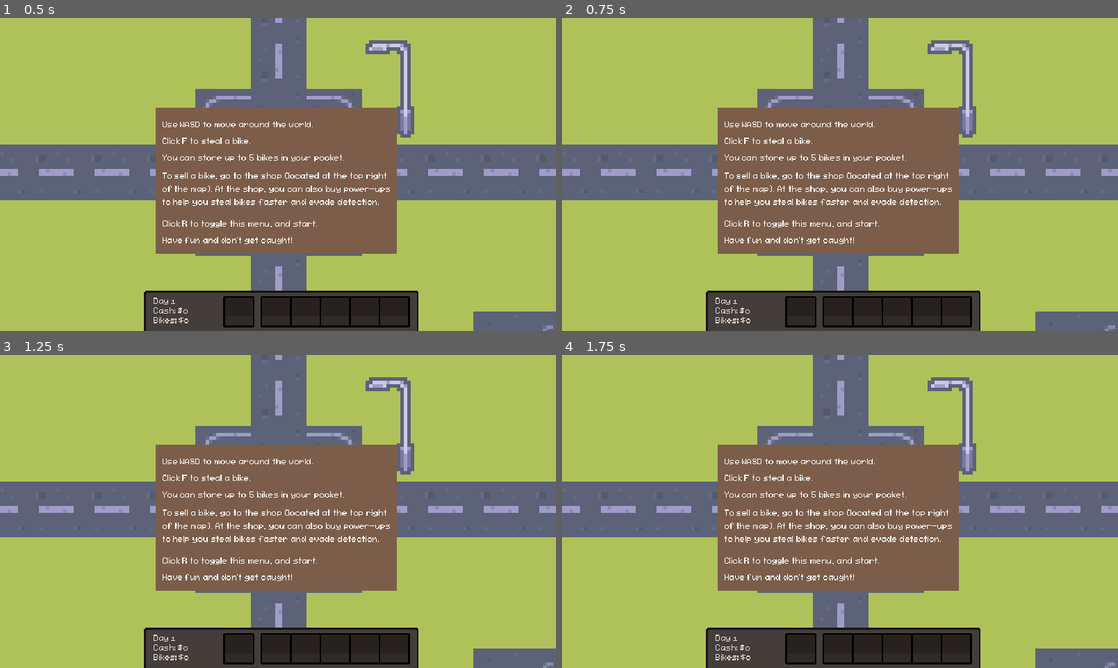
Above: before the commit, frames 1-4 (two rows, left to right).
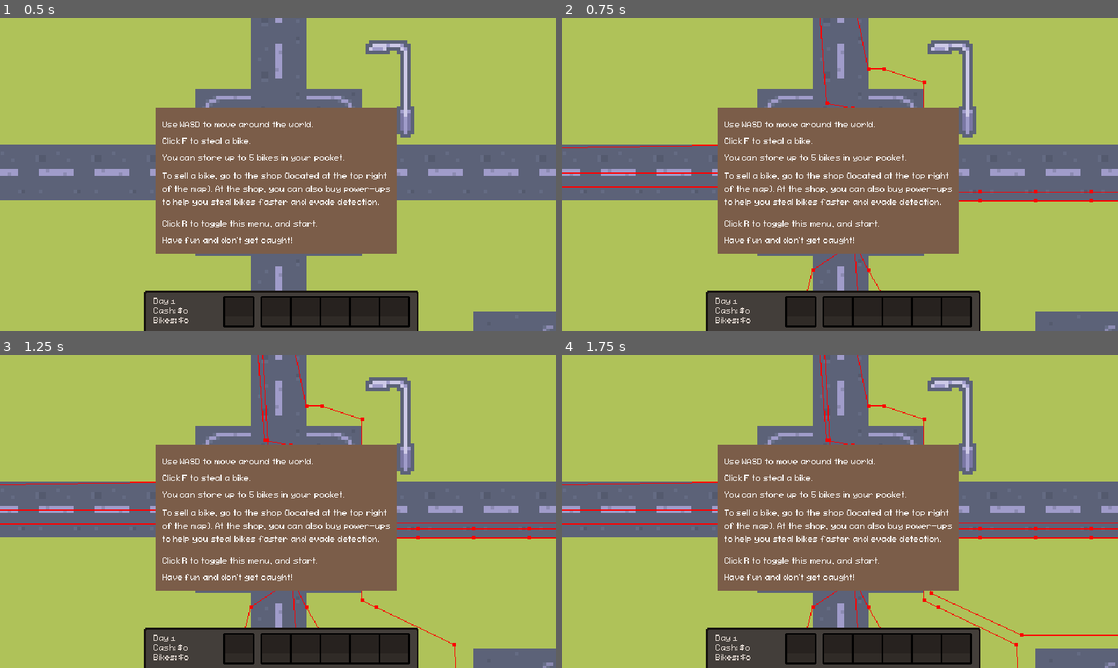
Above: after the commit, the same moments.

Repository: nithinsenthil/UCDBTS
Game: Godot game, scene res://Scenes/level_1.tscn
Same seed, same stepped clock (60 frames per second), same inputs: the game is played once before the commit and once after it. This scene is started directly instead of the project's main scene.
Inputs (mouse positions are in pixels of both pictures, inside the frame that each line leads up to):
- Up to frame 1 (0.5 s): no input
- Up to frame 2 (0.75 s): tap F (Interact) at 0.5 s; move the mouse to (962, 158) at 0.52 s; hold D (Right) from 0.53 s (still down); tap L (BikeMinigameEnd) at 0.6 s
- Up to frame 3 (1.25 s): keep holding D (Right)
- Up to frame 4 (1.75 s): tap F (Interact) at 1.25 s; move the mouse to (728, 527) at 1.27 s; release D (Right) at 1.28 s; hold S (Down) from 1.28 s (still down); tap K (BikeMinigameStart) at 1.35 s

Frame 1 is identical in both runs. In frame 2, 0.8% of the frame differs, in the area x 0-100%, y 0-88%; in frame 3, 1.0%; in frame 4, 1.1%, in the area x 0-100%, y 0-100%.
Error in both runs: Cannot call method 'add_child' on a null value. (res://Scripts/Managers/scene_manager.gd:30)

Commit message:
fix NPC collision hitbox and make objects not walkable

Diff:
--- a/ucdbts/Scenes/level_1.tscn
+++ b/ucdbts/Scenes/level_1.tscn
@@ -188,6 +188,144 @@
 19:9/0 = 0
 
 [sub_resource type="NavigationPolygon" id="NavigationPolygon_sda17"]
+vertices = PackedVector2Array(8, 8, -8, 8, -8, -8, 8, -8)
+polygons = Array[PackedInt32Array]([PackedInt32Array(0, 1, 2, 3)])
+outlines = Array[PackedVector2Array]([PackedVector2Array(-8, -8, 8, -8, 8, 8, -8, 8)])
+agent_radius = 0.0
+
+[sub_resource type="NavigationPolygon" id="NavigationPolygon_vr6f4"]
+vertices = PackedVector2Array(8, 8, -8, 8, -8, -8, 8, -8)
+polygons = Array[PackedInt32Array]([PackedInt32Array(0, 1, 2, 3)])
+outlines = Array[PackedVector2Array]([PackedVector2Array(-8, -8, 8, -8, 8, 8, -8, 8)])
+agent_radius = 0.0
+
+[sub_resource type="NavigationPolygon" id="NavigationPolygon_u5cqy"]
+vertices = PackedVector2Array(8, 8, -8, 8, -8, -8, 8, -8)
+polygons = Array[PackedInt32Array]([PackedInt32Array(0, 1, 2, 3)])
+outlines = Array[PackedVector2Array]([PackedVector2Array(-8, -8, 8, -8, 8, 8, -8, 8)])
+agent_radius = 0.0
+
+[sub_resource type="NavigationPolygon" id="NavigationPolygon_u0op5"]
+vertices = PackedVector2Array(8, 8, -8, 8, -8, -8, 8, -8)
+polygons = Array[PackedInt32Array]([PackedInt32Array(0, 1, 2, 3)])
+outlines = Array[PackedVector2Array]([PackedVector2Array(-8, -8, 8, -8, 8, 8, -8, 8)])
+agent_radius = 0.0
+
+[sub_resource type="NavigationPolygon" id="NavigationPolygon_1f27d"]
+vertices = PackedVector2Array(8, 8, -8, 8, -8, -8, 8, -8)
+polygons = Array[PackedInt32Array]([PackedInt32Array(0, 1, 2, 3)])
+outlines = Array[PackedVector2Array]([PackedVector2Array(-8, -8, 8, -8, 8, 8, -8, 8)])
+agent_radius = 0.0
+
+[sub_resource type="NavigationPolygon" id="NavigationPolygon_pm77i"]
+vertices = PackedVector2Array(8, 8, -8, 8, -8, -8, 8, -8)
+polygons = Array[PackedInt32Array]([PackedInt32Array(0, 1, 2, 3)])
+outlines = Array[PackedVector2Array]([PackedVector2Array(-8, -8, 8, -8, 8, 8, -8, 8)])
+agent_radius = 0.0
+
+[sub_resource type="NavigationPolygon" id="NavigationPolygon_xub2v"]
+vertices = PackedVector2Array(8, 8, -8, 8, -8, -8, 8, -8)
+polygons = Array[PackedInt32Array]([PackedInt32Array(0, 1, 2, 3)])
+outlines = Array[PackedVector2Array]([PackedVector2Array(-8, -8, 8, -8, 8, 8, -8, 8)])
+agent_radius = 0.0
+
+[sub_resource type="NavigationPolygon" id="NavigationPolygon_x5u8r"]
+vertices = PackedVector2Array(8, 8, -8, 8, -8, -8, 8, -8)
+polygons = Array[PackedInt32Array]([PackedInt32Array(0, 1, 2, 3)])
+outlines = Array[PackedVector2Array]([PackedVector2Array(-8, -8, 8, -8, 8, 8, -8, 8)])
+agent_radius = 0.0
+
+[sub_resource type="NavigationPolygon" id="NavigationPolygon_nwpk5"]
+vertices = PackedVector2Array(8, 8, -8, 8, -8, -8, 8, -8)
+polygons = Array[PackedInt32Array]([PackedInt32Array(0, 1, 2, 3)])
+outlines = Array[PackedVector2Array]([PackedVector2Array(-8, -8, 8, -8, 8, 8, -8, 8)])
+agent_radius = 0.0
+
+[sub_resource type="NavigationPolygon" id="NavigationPolygon_lk3dh"]
+vertices = PackedVector2Array(8, 8, -8, 8, -8, -8, 8, -8)
+polygons = Array[PackedInt32Array]([PackedInt32Array(0, 1, 2, 3)])
+outlines = Array[PackedVector2Array]([PackedVector2Array(-8, -8, 8, -8, 8, 8, -8, 8)])
+agent_radius = 0.0
+
+[sub_resource type="NavigationPolygon" id="NavigationPolygon_ts4pv"]
+vertices = PackedVector2Array(8, 8, -8, 8, -8, -8, 8, -8)
+polygons = Array[PackedInt32Array]([PackedInt32Array(0, 1, 2, 3)])
+outlines = Array[PackedVector2Array]([PackedVector2Array(-8, -8, 8, -8, 8, 8, -8, 8)])
+agent_radius = 0.0
+
+[sub_resource type="NavigationPolygon" id="NavigationPolygon_7sml1"]
+vertices = PackedVector2Array(8, 8, -8, 8, -8, -8, 8, -8)
+polygons = Array[PackedInt32Array]([PackedInt32Array(0, 1, 2, 3)])
+outlines = Array[PackedVector2Array]([PackedVector2Array(-8, -8, 8, -8, 8, 8, -8, 8)])
+agent_radius = 0.0
+
+[sub_resource type="NavigationPolygon" id="NavigationPolygon_bd6hb"]
+vertices = PackedVector2Array(8, 8, -8, 8, -8, -8, 8, -8)
+polygons = Array[PackedInt32Array]([PackedInt32Array(0, 1, 2, 3)])
+outlines = Array[PackedVector2Array]([PackedVector2Array(-8, -8, 8, -8, 8, 8, -8, 8)])
+agent_radius = 0.0
+
+[sub_resource type="NavigationPolygon" id="NavigationPolygon_x68w5"]
+vertices = PackedVector2Array(8, 8, -8, 8, -8, -8, 8, -8)
+polygons = Array[PackedInt32Array]([PackedInt32Array(0, 1, 2, 3)])
+outlines = Array[PackedVector2Array]([PackedVector2Array(-8, -8, 8, -8, 8, 8, -8, 8)])
+agent_radius = 0.0
+
+[sub_resource type="NavigationPolygon" id="NavigationPolygon_vyomg"]
+vertices = PackedVector2Array(8, 8, -8, 8, -8, -8, 8, -8)
+polygons = Array[PackedInt32Array]([PackedInt32Array(0, 1, 2, 3)])
+outlines = Array[PackedVector2Array]([PackedVector2Array(-8, -8, 8, -8, 8, 8, -8, 8)])
+agent_radius = 0.0
+
+[sub_resource type="NavigationPolygon" id="NavigationPolygon_xcdlm"]
+vertices = PackedVector2Array(8, 8, -8, 8, -8, -8, 8, -8)
+polygons = Array[PackedInt32Array]([PackedInt32Array(0, 1, 2, 3)])
+outlines = Array[PackedVector2Array]([PackedVector2Array(-8, -8, 8, -8, 8, 8, -8, 8)])
+agent_radius = 0.0
+
+[sub_resource type="NavigationPolygon" id="NavigationPolygon_bvyvf"]
+vertices = PackedVector2Array(8, 8, -8, 8, -8, -8, 8, -8)
+polygons = Array[PackedInt32Array]([PackedInt32Array(0, 1, 2, 3)])
+outlines = Array[PackedVector2Array]([PackedVector2Array(-8, -8, 8, -8, 8, 8, -8, 8)])
+agent_radius = 0.0
+
+[sub_resource type="NavigationPolygon" id="NavigationPolygon_ltqn3"]
+vertices = PackedVector2Array(8, 8, -8, 8, -8, -8, 8, -8)
+polygons = Array[PackedInt32Array]([PackedInt32Array(0, 1, 2, 3)])
+outlines = Array[PackedVector2Array]([PackedVector2Array(-8, -8, 8, -8, 8, 8, -8, 8)])
+agent_radius = 0.0
+
+[sub_resource type="NavigationPolygon" id="NavigationPolygon_0wb0u"]
+vertices = PackedVector2Array(8, 8, -8, 8, -8, -8, 8, -8)
+polygons = Array[PackedInt32Array]([PackedInt32Array(0, 1, 2, 3)])
+outlines = Array[PackedVector2Array]([PackedVector2Array(-8, -8, 8, -8, 8, 8, -8, 8)])
+agent_radius = 0.0
+
+[sub_resource type="NavigationPolygon" id="NavigationPolygon_wlonh"]
+vertices = PackedVector2Array(8, 8, -8, 8, -8, -8, 8, -8)
+polygons = Array[PackedInt32Array]([PackedInt32Array(0, 1, 2, 3)])
+outlines = Array[PackedVector2Array]([PackedVector2Array(-8, -8, 8, -8, 8, 8, -8, 8)])
+agent_radius = 0.0
+
+[sub_resource type="NavigationPolygon" id="NavigationPolygon_s764c"]
+vertices = PackedVector2Array(8, 8, -8, 8, -8, -8, 8, -8)
+polygons = Array[PackedInt32Array]([PackedInt32Array(0, 1, 2, 3)])
+outlines = Array[PackedVector2Array]([PackedVector2Array(-8, -8, 8, -8, 8, 8, -8, 8)])
+agent_radius = 0.0
+
+[sub_resource type="NavigationPolygon" id="NavigationPolygon_kpjai"]
+vertices = PackedVector2Array(8, 8, -8, 8, -8, -8, 8, -8)
+polygons = Array[PackedInt32Array]([PackedInt32Array(0, 1, 2, 3)])
+outlines = Array[PackedVector2Array]([PackedVector2Array(-8, -8, 8, -8, 8, 8, -8, 8)])
+agent_radius = 0.0
+
+[sub_resource type="NavigationPolygon" id="NavigationPolygon_yaxpm"]
+vertices = PackedVector2Array(8, 8, -8, 8, -8, -8, 8, -8)
+polygons = Array[PackedInt32Array]([PackedInt32Array(0, 1, 2, 3)])
+outlines = Array[PackedVector2Array]([PackedVector2Array(-8, -8, 8, -8, 8, 8, -8, 8)])
+agent_radius = 0.0
+
+[sub_resource type="NavigationPolygon" id="NavigationPolygon_8f0cu"]
 vertices = PackedVector2Array(8, 8, -8, 8, -8, -8, 8, -8)
 polygons = Array[PackedInt32Array]([PackedInt32Array(0, 1, 2, 3)])
 outlines = Array[PackedVector2Array]([PackedVector2Array(-8, -8, 8, -8, 8, 8, -8, 8)])
@@ -480,6 +618,7 @@
 1:7/0 = 0
 2:7/0 = 0
 2:7/0/physics_layer_0/polygon_0/points = PackedVector2Array(-0.17985916, -8, 8, -8, 8, 8, -0.35971832, 8)
+2:7/0/navigation_layer_1/polygon = SubResource("NavigationPolygon_yaxpm")
 3:7/0 = 0
 3:7/0/physics_layer_0/polygon_0/points = PackedVector2Array(-8, -8, 8, -8, 8, 8, -8, 8)
 4:7/0 = 0
@@ -490,6 +629,7 @@
 6:7/0/physics_layer_0/polygon_0/points = PackedVector2Array(-8, -8, 8, -8, 8, 8, -8, 8)
 7:7/0 = 0
 7:7/0/physics_layer_0/polygon_0/points = PackedVector2Array(-8, -8, 8, -8, 8, 8, -8, 8)
+7:7/0/navigation_layer_1/polygon = SubResource("NavigationPolygon_8f0cu")
 8:7/0 = 0
 9:7/0 = 0
 10:7/0 = 0
@@ -534,18 +674,25 @@
 15:8/0 = 0
 16:8/0 = 0
 16:8/0/physics_layer_0/polygon_0/points = PackedVector2Array(-1.0791531, -8, 1.0791531, -8, 1.2590103, 8, -1.0791531, 8)
+16:8/0/navigation_layer_1/polygon = SubResource("NavigationPolygon_u5cqy")
 17:8/0 = 0
 17:8/0/physics_layer_0/polygon_0/points = PackedVector2Array(-1.0791531, -8, 1.0791531, -8, 1.2590103, 8, -1.0791531, 8)
+17:8/0/navigation_layer_1/polygon = SubResource("NavigationPolygon_pm77i")
 18:8/0 = 0
 18:8/0/physics_layer_0/polygon_0/points = PackedVector2Array(-1.0791531, -8, 1.0791531, -8, 1.2590103, 8, -1.0791531, 8)
+18:8/0/navigation_layer_1/polygon = SubResource("NavigationPolygon_nwpk5")
 19:8/0 = 0
 19:8/0/physics_layer_0/polygon_0/points = PackedVector2Array(-1.0791531, -8, 1.0791531, -8, 1.2590103, 8, -1.0791531, 8)
+19:8/0/navigation_layer_1/polygon = SubResource("NavigationPolygon_7sml1")
 20:8/0 = 0
 20:8/0/physics_layer_0/polygon_0/points = PackedVector2Array(-1.0791531, -8, 1.0791531, -8, 1.2590103, 8, -1.0791531, 8)
+20:8/0/navigation_layer_1/polygon = SubResource("NavigationPolygon_vyomg")
 21:8/0 = 0
 21:8/0/physics_layer_0/polygon_0/points = PackedVector2Array(-1.0791531, -8, 1.0791531, -8, 1.2590103, 8, -1.0791531, 8)
+21:8/0/navigation_layer_1/polygon = SubResource("NavigationPolygon_ltqn3")
 22:8/0 = 0
 22:8/0/physics_layer_0/polygon_0/points = PackedVector2Array(-1.0791531, -8, 1.0791531, -8, 1.2590103, 8, -1.0791531, 8)
+22:8/0/navigation_layer_1/polygon = SubResource("NavigationPolygon_s764c")
 23:8/0 = 0
 24:8/0 = 0
 25:8/0 = 0
@@ -568,18 +715,25 @@
 15:9/0 = 0
 16:9/0 = 0
 16:9/0/physics_layer_0/polygon_0/points = PackedVector2Array(-1.0791531, -8, 1.0791531, -8, 1.2590103, 8, -1.0791531, 8)
+16:9/0/navigation_layer_1/polygon = SubResource("NavigationPolygon_u0op5")
 17:9/0 = 0
 17:9/0/physics_layer_0/polygon_0/points = PackedVector2Array(-1.0791531, -8, 1.0791531, -8, 1.2590103, 8, -1.0791531, 8)
+17:9/0/navigation_layer_1/polygon = SubResource("NavigationPolygon_xub2v")
 18:9/0 = 0
 18:9/0/physics_layer_0/polygon_0/points = PackedVector2Array(-1.0791531, -8, 1.0791531, -8, 1.2590103, 8, -1.0791531, 8)
+18:9/0/navigation_layer_1/polygon = SubResource("NavigationPolygon_lk3dh")
 19:9/0 = 0
 19:9/0/physics_layer_0/polygon_0/points = PackedVector2Array(-1.0791531, -8, 1.0791531, -8, 1.2590103, 8, -1.0791531, 8)
+19:9/0/navigation_layer_1/polygon = SubResource("NavigationPolygon_bd6hb")
 20:9/0 = 0
 20:9/0/physics_layer_0/polygon_0/points = PackedVector2Array(-1.0791531, -8, 1.0791531, -8, 1.2590103, 8, -1.0791531, 8)
+20:9/0/navigation_layer_1/polygon = SubResource("NavigationPolygon_xcdlm")
 21:9/0 = 0
 21:9/0/physics_layer_0/polygon_0/points = PackedVector2Array(-1.0791531, -8, 1.0791531, -8, 1.2590103, 8, -1.0791531, 8)
+21:9/0/navigation_layer_1/polygon = SubResource("NavigationPolygon_0wb0u")
 22:9/0 = 0
 22:9/0/physics_layer_0/polygon_0/points = PackedVector2Array(-1.0791531, -8, 1.0791531, -8, 1.2590103, 8, -1.0791531, 8)
+22:9/0/navigation_layer_1/polygon = SubResource("NavigationPolygon_kpjai")
 23:9/0 = 0
 24:9/0 = 0
 25:9/0 = 0
@@ -602,18 +756,25 @@
 15:10/0 = 0
 16:10/0 = 0
 16:10/0/physics_layer_0/polygon_0/points = PackedVector2Array(-1.0791531, -8, 1.0791531, -8, 1.2590103, 8, -1.0791531, 8)
+16:10/0/navigation_layer_1/polygon = SubResource("NavigationPolygon_vr6f4")
 17:10/0 = 0
 17:10/0/physics_layer_0/polygon_0/points = PackedVector2Array(-1.0791531, -8, 1.0791531, -8, 1.2590103, 8, -1.0791531, 8)
+17:10/0/navigation_layer_1/polygon = SubResource("NavigationPolygon_1f27d")
 18:10/0 = 0
 18:10/0/physics_layer_0/polygon_0/points = PackedVector2Array(-1.0791531, -8, 1.0791531, -8, 1.2590103, 8, -1.0791531, 8)
+18:10/0/navigation_layer_1/polygon = SubResource("NavigationPolygon_x5u8r")
 19:10/0 = 0
 19:10/0/physics_layer_0/polygon_0/points = PackedVector2Array(-1.0791531, -8, 1.0791531, -8, 1.2590103, 8, -1.0791531, 8)
+19:10/0/navigation_layer_1/polygon = SubResource("NavigationPolygon_ts4pv")
 20:10/0 = 0
 20:10/0/physics_layer_0/polygon_0/points = PackedVector2Array(-1.0791531, -8, 1.0791531, -8, 1.2590103, 8, -1.0791531, 8)
+20:10/0/navigation_layer_1/polygon = SubResource("NavigationPolygon_x68w5")
 21:10/0 = 0
 21:10/0/physics_layer_0/polygon_0/points = PackedVector2Array(-1.0791531, -8, 1.0791531, -8, 1.2590103, 8, -1.0791531, 8)
+21:10/0/navigation_layer_1/polygon = SubResource("NavigationPolygon_bvyvf")
 22:10/0 = 0
 22:10/0/physics_layer_0/polygon_0/points = PackedVector2Array(-1.0791531, -8, 1.0791531, -8, 1.2590103, 8, -1.0791531, 8)
+22:10/0/navigation_layer_1/polygon = SubResource("NavigationPolygon_wlonh")
 23:10/0 = 0
 24:10/0 = 0
 25:10/0 = 0
@@ -988,6 +1149,7 @@
 physics_layer_1/collision_layer = 16
 physics_layer_1/collision_mask = 0
 navigation_layer_0/layers = 4
+navigation_layer_1/layers = 2
 sources/0 = SubResource("TileSetAtlasSource_gcla0")
 sources/1 = SubResource("TileSetAtlasSource_vr6f4")
 sources/2 = SubResource("TileSetAtlasSource_u5cqy")
--- a/ucdbts/Scenes/npc.tscn
+++ b/ucdbts/Scenes/npc.tscn
@@ -11,9 +11,8 @@
 [ext_resource type="Script" uid="uid://bm6ylu365gnma" path="res://Scripts/Debugging/npc_debug_label.gd" id="8_8gudg"]
 [ext_resource type="Texture2D" uid="uid://b4i5rd37065aq" path="res://Assets/character/npc1_sheet.png" id="11_b4syp"]
 
-[sub_resource type="CapsuleShape2D" id="CapsuleShape2D_h1ryf"]
-radius = 6.0
-height = 26.0
+[sub_resource type="RectangleShape2D" id="RectangleShape2D_a6nw3"]
+size = Vector2(20, 24)
 
 [sub_resource type="CircleShape2D" id="CircleShape2D_a6nw3"]
 radius = 50.0
@@ -145,8 +144,8 @@
 metadata/_custom_type_script = "uid://ulol4fu7adlv"
 
 [node name="CollisionShape2D" type="CollisionShape2D" parent="."]
-position = Vector2(-0.06555176, 15.594856)
-shape = SubResource("CapsuleShape2D_h1ryf")
+position = Vector2(0, 20)
+shape = SubResource("RectangleShape2D_a6nw3")
 
 [node name="StatusSprite" type="Sprite2D" parent="."]
 position = Vector2(1, -33)
@@ -186,7 +185,7 @@
 script = ExtResource("8_8gudg")
 
 [node name="Locomotion" type="Node2D" parent="."]
-position = Vector2(-0.06555176, 15.8845215)
+position = Vector2(0, 20)
 script = ExtResource("3_g6unj")
 
 [node name="NavigationAgent2D" type="NavigationAgent2D" parent="Locomotion"]
@@ -198,6 +197,7 @@
 max_neighbors = 24
 avoidance_layers = 2
 avoidance_mask = 2
+debug_enabled = true
 
 [node name="Sprite2D" type="Sprite2D" parent="."]
 scale = Vector2(2, 2)
Not shown: 1 places in ucdbts/Scenes/level_1.tscn that only renumber resources
